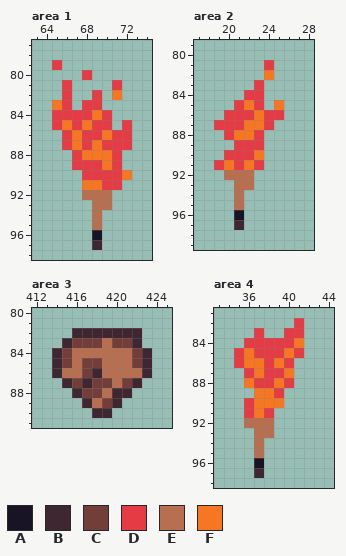
Two versions of one pixel-art file, Sprites/MC/grasslands.aseprite. The picture above is the old version.
600x600 pixels, 1 frame. Colours within 5 levels of each other are drawn and written as one. Shown: area 1: x 63..74, y 77..98; area 2: x 17..28, y 79..99; area 3: x 412..425, y 80..91; area 4: x 33..44, y 81..98. The commit also changed other parts of the picture, which this record leaves out.
Visible layers, top first: "border", "reference player2", "grasslands", "sketches0".
Palette (. is transparent): A #181425  B #3e2731  C #733e39  D #e43b44  E #b86f50  F #f77622
Pixels before, area 1, first column x 65:
79 D.......
80 ...D....
81 .D....D.
82 .D..D.F.
83 FD.DD...
84 DDDDFD..
85 DFDFDD.D
86 .DFDDFDD
87 .DFDFDDD
88 ..DFFFD.
89 ..DDDFD.
90 ...DDDDF
91 ...FFDD.
92 ...EEE..
93 ....EE..
94 ....E...
95 ....E...
96 ....A...
97 ....B...
Pixels before, area 2, first column x 19:
81 .....D.
82 .....F.
83 ....D..
84 ...DD..
85 ..DFD.F
86 .DDDFDD
87 DDDFFD.
88 .DFFD..
89 ..DDD..
90 .DDDF..
91 DFDFD..
92 .EEE...
93 ..EE...
94 ..E....
95 ..E....
96 ..A....
97 ..B....
Pixels before, area 3, first column x 414:
82 ..BBBBBBB.
83 .BCCCECCB.
84 BCEEEEEECB
85 BCECCEEECB
86 BEECBEEEEB
87 .BCBCCECB.
88 ..BCCEBB..
89 ...BECB...
90 ....BB....
Pixels before, area 4, first column x 35:
82 ......D
83 ..D..DD
84 .DDDDDF
85 DFDDDFD
86 DFFDFD.
87 .DFDDF.
88 .FDDFD.
89 ..FFD..
90 .DFFF..
91 .DFD...
92 .EEE...
93 ..EE...
94 ..E....
95 ..E....
96 ..A....
97 ..B....
And afterwards:
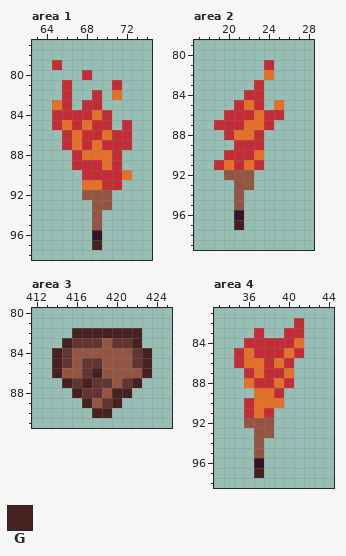
Colours new in this view: G #46211f
Changes in this commit:
Colour A changes from #181425 to #351428.
Colour C changes from #733e39 to #623530.
Colour D changes from #e43b44 to #c42c36.
Colour E changes from #b86f50 to #945542.
Colour F changes from #f77622 to #e57028.
Area 1, layer "grasslands":
Colour G replaces colour B in row 97 at x 69.
Area 2, layer "grasslands":
Colour G replaces colour B in row 97 at x 21.
Area 3, layer "grasslands":
Colour G replaces colour B in row 82 at x 416 to 422; in row 83 at x 415 and 422; in rows 84 to 85 at x 414 and 423; in row 86 at x 414, 418 and 423; in row 87 at x 415, 417 and 422; in row 88 at x 416 and 420 to 421.
Colour G replaces colour B in row 89 at x 417 and 420; in row 90 at x 418 to 419.
Area 4, layer "grasslands":
Colour G replaces colour B in row 97 at x 37.
